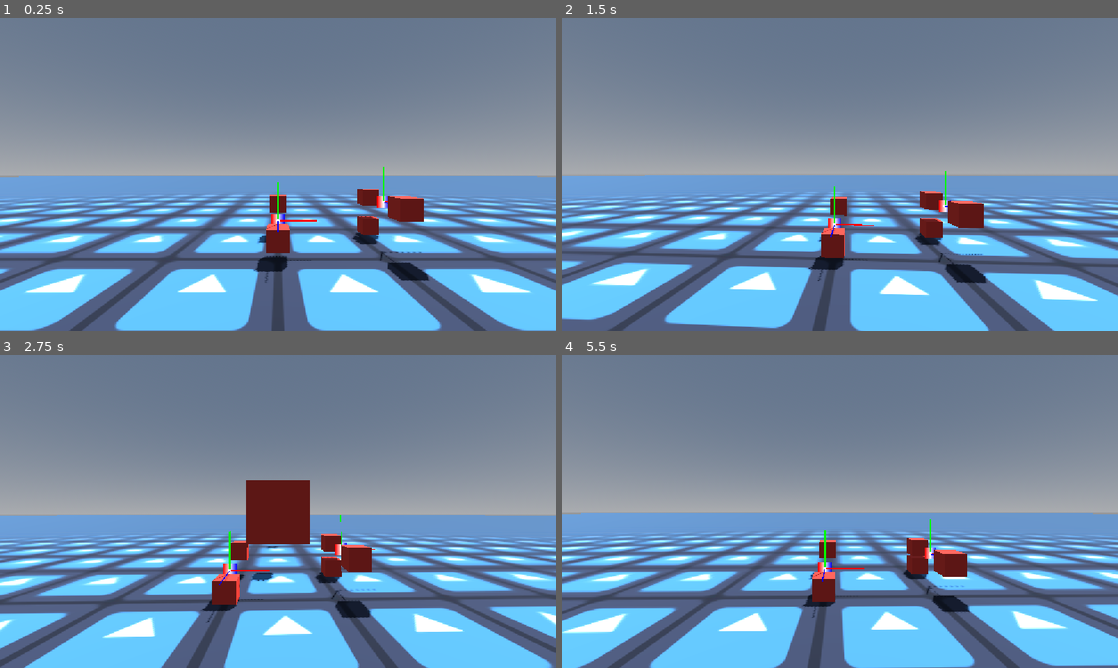
Above: before the commit, frames 1-4 (two rows, left to right).
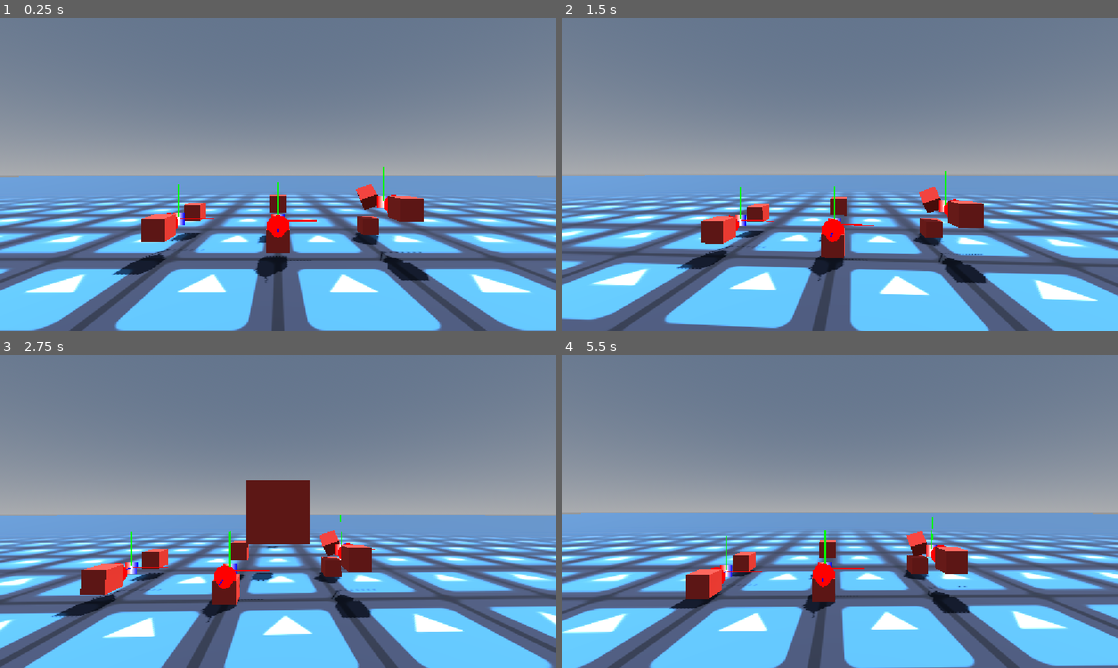
Above: after the commit, the same moments.

Repository: Deojee/new-betterer-hinges
Game: Godot game, scene res://scenes/world.tscn
Same seed, same stepped clock (60 frames per second), same inputs: the game is played once before the commit and once after it. The engine's default icon, where the game draws it, is replaced by a stand-in: a white triangle on a blue panel in a dark square.
Inputs (mouse positions are in pixels of both pictures, inside the frame that each line leads up to):
- Up to frame 1 (0.25 s): no input
- Up to frame 2 (1.5 s): move the mouse to (867, 174) at 0.52 s; tap A (a) at 0.6 s; tap D (d) at 0.8, 1.35 s; move the mouse to (812, 174) at 1.27 s
- Up to frame 3 (2.75 s): tap E (e) at 1.55 s; move the mouse to (289, 505) at 2.02 s; hold E (e) from 2.03 s (still down); tap Q (q) at 2.3 s
- Up to frame 4 (5.5 s): move the mouse to (834, 517) at 2.77 s; release E (e) at 2.78 s; tap Q (q) at 2.85 s; tap S (s) at 3.05, 3.6 s; move the mouse to (878, 514) at 3.52 s; hold T (t) 3.53-4.28 s; move the mouse to (795, 508) at 4.27 s; tap T (t) at 4.35 s; tap W (w) at 4.55, 5.1 s; move the mouse to (845, 511) at 5.02 s; tap A (a) at 5.3 s

The runs differ from the first frame. In frame 1, 1.8% of the frame differs, in the area x 20-73%, y 53-84%; in frame 2, 1.7%; in frame 3, 2.0%, in the area x 9-64%, y 56-84%; in frame 4, 2.0%.

Commit message:
looks kinda right lol

Diff:
--- a/scenes/world.tscn
+++ b/scenes/world.tscn
@@ -55,6 +55,17 @@
 [node name="box2" parent="." unique_id=1991066375 instance=ExtResource("2_aqk2v")]
 transform = Transform3D(1, 0, 0, 0, 1, 0, 0, 0, 1, 2.3841858e-07, 2.5402124, -3.8197353)
 
+[node name="box6" parent="." unique_id=112453487 instance=ExtResource("2_aqk2v")]
+transform = Transform3D(1, 0, 0, 0, 1, 0, 0, 0, 1, -5.374, 2, 0)
+
+[node name="newHinge" parent="box6" unique_id=1612553547 node_paths=PackedStringArray("nodeA", "nodeB") instance=ExtResource("5_036b0")]
+transform = Transform3D(1, 0, 0, 0, 1, 0, 0, 0, 1, 0, 0, -1.7789264)
+nodeA = NodePath("..")
+nodeB = NodePath("../../box7")
+
+[node name="box7" parent="." unique_id=1667984968 instance=ExtResource("2_aqk2v")]
+transform = Transform3D(1, 0, 0, 0, 1, 0, 0, 0, 1, -5.374, 2, -4)
+
 [node name="box3" parent="." unique_id=1759587500 instance=ExtResource("2_aqk2v")]
 transform = Transform3D(1, 0, 0, 0, 1, 0, 0, 0, 1, 5.7604365, 2.857133, 0)
 
@@ -64,7 +75,7 @@
 nodeB = NodePath("../../box4")
 
 [node name="box4" parent="." unique_id=2093436559 instance=ExtResource("2_aqk2v")]
-transform = Transform3D(1, 0, 0, 0, 1, 0, 0, 0, 1, 5.7604365, 2.961073, -3.8197353)
+transform = Transform3D(0.4673178, 0, 0.8840895, -0.7052433, 0.6030468, 0.37278208, -0.53314734, -0.79770595, 0.2818145, 5.7604365, 2.961073, -3.8197353)
 
 [node name="box5" parent="." unique_id=792154265 instance=ExtResource("2_aqk2v")]
 transform = Transform3D(1, 0, 0, 0, 1, 0, 0, 0, 1, 5.7604365, 1.4070115, -3.8197353)
--- a/scripts/newHinge.gd
+++ b/scripts/newHinge.gd
@@ -3,11 +3,22 @@
 @export var nodeA : RigidBody3D
 @export var nodeB : RigidBody3D
 
+
 var offsetA : Transform3D
 var offsetB : Transform3D
 
+#same as before but offset by 1 along the rotation axis
+var axisOffsetA : Transform3D
+var axisOffsetB : Transform3D
+
 ##degrees per second
 var motor = 5
+
+var rotAxis : Vector3:
+	get:
+		return global_basis.z
+	set(value):
+		print("can't change rot axis")
 
 func _ready() -> void:
 
@@ -15,6 +26,13 @@
 	offsetA = global_transform.affine_inverse() * nodeA.global_transform
 	offsetB = global_transform.affine_inverse() * nodeB.global_transform
 
+
+	#axisOffsetA = global_transform.affine_inverse() * Transform3D(nodeA.global_transform.basis,nodeA.global_transform.origin + rotAxis)
+	#axisOffsetB = global_transform.affine_inverse() * Transform3D(nodeB.global_transform.basis,nodeB.global_transform.origin + rotAxis)
+
+	var offsetTrans = Transform3D(global_transform.basis,global_transform.origin + rotAxis)
+	axisOffsetA = offsetTrans.affine_inverse() * nodeA.global_transform
+	axisOffsetB = offsetTrans.affine_inverse() * nodeB.global_transform
 
 	pass
 
@@ -25,6 +43,9 @@
 		print("Please set TPS in physics/common")
 
 func _physics_process(delta: float) -> void:
+
+	alignToAxis()
+
 
 	showMiddle()
 
@@ -78,6 +99,35 @@
 
 
 
+func alignToAxis():
+
+	var objectAPoint = nodeA.global_transform * offsetA.affine_inverse()
+	var objectBPoint = nodeB.global_transform * offsetB.affine_inverse()
+
+	var objectAxisAPoint = nodeA.global_transform * axisOffsetA.affine_inverse()
+	var objectAxisBPoint = nodeB.global_transform * axisOffsetB.affine_inverse()
+
+	Mathy.draw_debug_sphere(get_tree(),objectAxisAPoint.origin,0.5)
+	Mathy.draw_debug_sphere(get_tree(),objectAxisBPoint.origin,0.5)
+
+	var middle = objectAPoint.interpolate_with(objectBPoint,0.5)
+
+	var objAAxis = -(objectAPoint.origin - objectAxisAPoint.origin)
+	var objectAAngleOffAxis = objAAxis.angle_to(middle.basis.z)
+	var objectAAxis
+	if objectAAngleOffAxis > 0:
+		objectAAxis = (objAAxis.cross(middle.basis.z)).normalized()
+		nodeA.rotate(objectAAxis,objectAAngleOffAxis )
+
+	var objBAxis = -(objectBPoint.origin - objectAxisBPoint.origin)
+	var objectBAngleOffAxis = objBAxis.angle_to(middle.basis.z)
+	var objectBAxis
+	if objectBAngleOffAxis > 0:
+		objectBAxis = (objBAxis.cross(middle.basis.z)).normalized()
+		nodeB.rotate(objectBAxis,objectBAngleOffAxis)
+
+	pass
+
 func showMiddle():
 
 	var objectAPoint = nodeA.global_transform * offsetA.affine_inverse()
@@ -92,8 +142,8 @@
 	nodeA.linear_velocity = -(objectAPoint.origin - middle.origin) * TPS
 	nodeB.linear_velocity = -(objectBPoint.origin - middle.origin) * TPS
 
-	nodeA.rotation = middle.basis.get_euler()
-	nodeB.rotation = middle.basis.get_euler()
+	#nodeA.rotation = middle.basis.get_euler()
+	#nodeB.rotation = middle.basis.get_euler()
 
 	Mathy.draw_transform(get_tree(),objectAPoint,0.5)
 	Mathy.draw_transform(get_tree(),objectBPoint,1.0)
